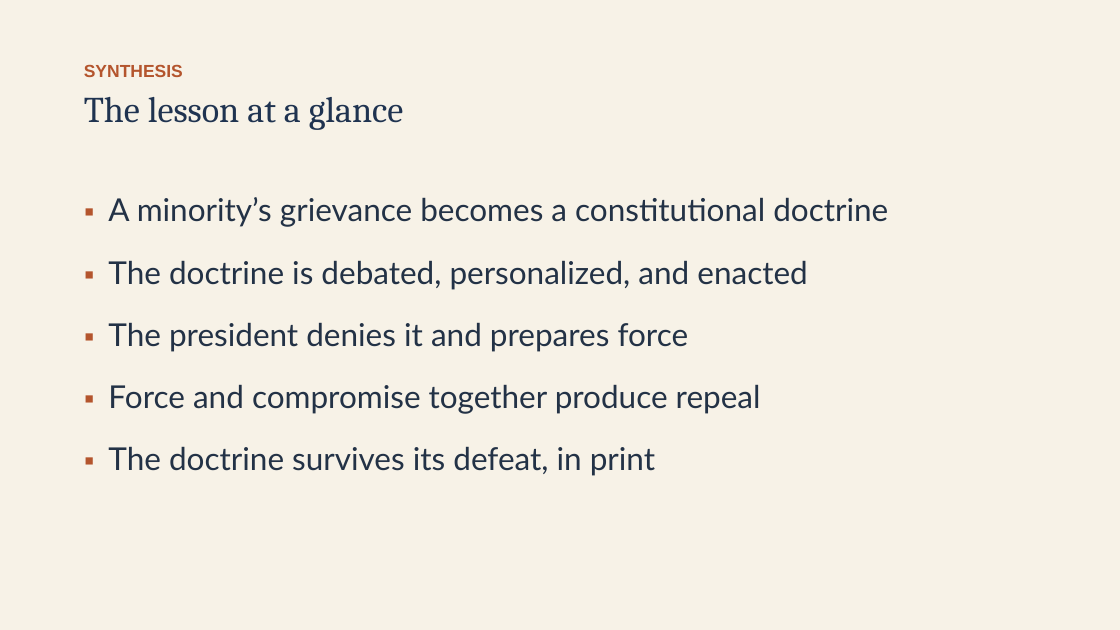
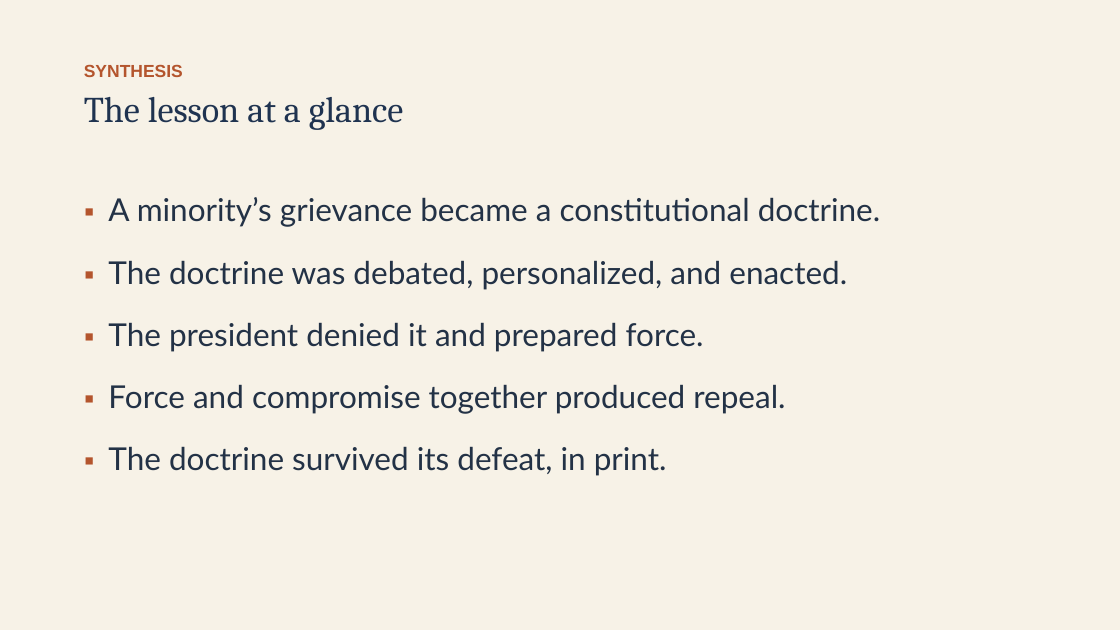
Before and after one commit to ab17gthb/humanities-curriculum-group, a slide deck: slide 25 of jackson-reform/lesson-03/lesson-03-slides.pptx. Drawn at 1120x630 pixels with LibreOffice and Linux fonts; fonts in the diff are those of the drawing. Boxes give left, top, right and bottom in pixels: in the first picture for what was removed or moved away, otherwise in the second. Text is boxed around its words. In the diff, an @@ line names an element or a change of style, - is before the commit and + after.

```diff
--- a/jackson-reform/lesson-03/lesson-03-slides.pptx
+++ b/jackson-reform/lesson-03/lesson-03-slides.pptx
@@ text at box(108, 197, 881, 476): text changed @@
-▪ A minority’s grievance becomes a constitutional doctrine
-▪ The doctrine is debated, personalized, and enacted
-▪ The president denies it and prepares force
-▪ Force and compromise together produce repeal
-▪ The doctrine survives its defeat, in print
+▪ A minority’s grievance became a constitutional doctrine.
+▪ The doctrine was debated, personalized, and enacted.
+▪ The president denied it and prepared force.
+▪ Force and compromise together produced repeal.
+▪ The doctrine survived its defeat, in print.
```
Also in this commit, not shown: 11 other slides changed, 6 other files.
